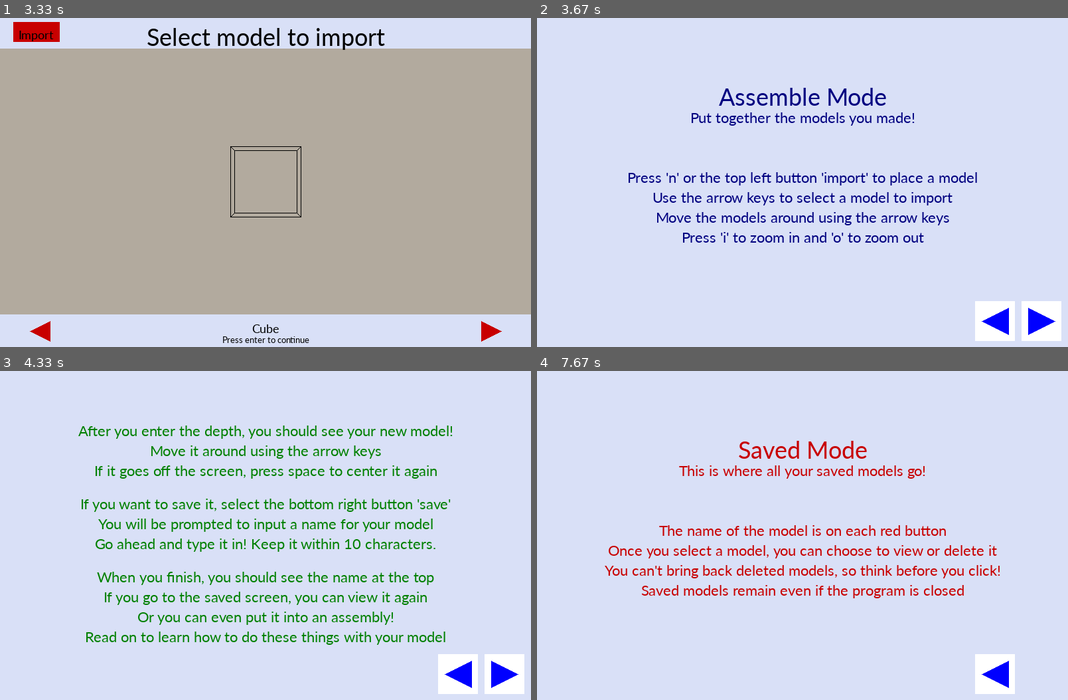
Above: before the commit, frames 1-4 (two rows, left to right).
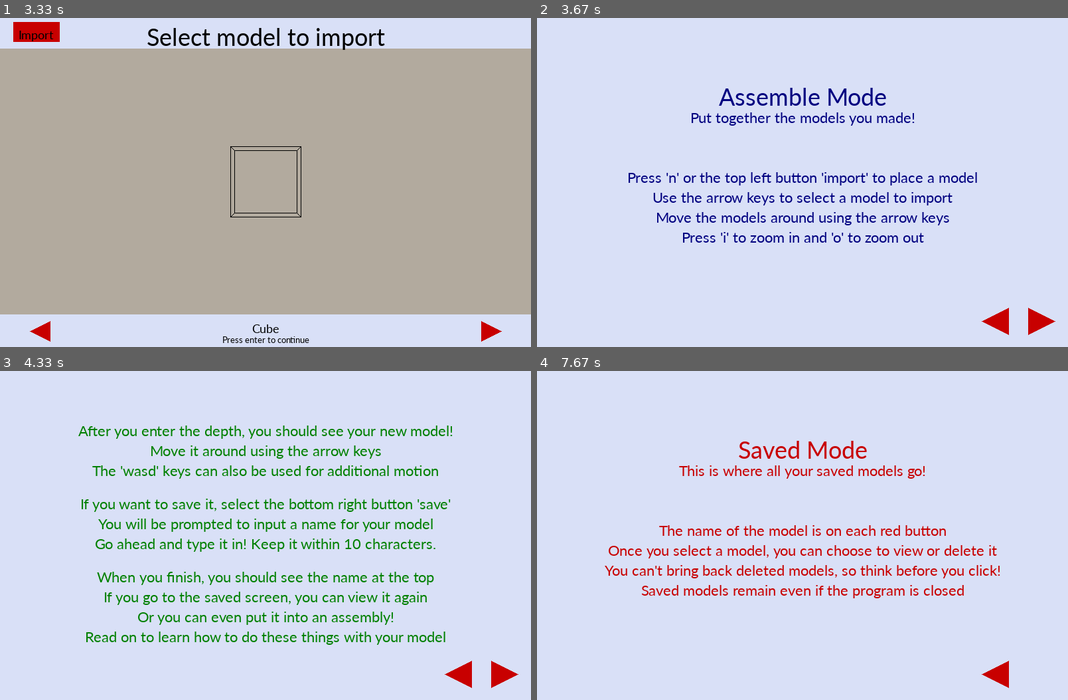
Above: after the commit, the same moments.

Repository: Jlu22/15-112-Term-Project
Game: pygame game, started from __init__.py
Same seed, same stepped clock (60 frames per second), same inputs: the game is played once before the commit and once after it.
Inputs (mouse positions are in pixels of both pictures, inside the frame that each line leads up to):
- Up to frame 1 (3.33 s): click "Assemble" at 0.38 s; press the mouse at (37, 31) at 0.7 s; move the mouse to (138, 60) at 0.8 s; release the mouse at (244, 90) at 0.93 s; click (281, 281) at 1.05 s; hold Right 1.33-1.8 s; hold Right 1.83-2.3 s; hold Left 2.33-2.87 s; hold Left 2.9-3.3 s
- Up to frame 2 (3.67 s): tap H at 3.33 s
- Up to frame 3 (4.33 s): click "Assemble Mode" at 3.72 s; hold Left from 4 s (still down); move the mouse to (63, 430) at 4.03 s
- Up to frame 4 (7.67 s): release Left at 4.63 s; click (823, 644) at 4.72 s; hold Right 6-6.47 s; move the mouse to (717, 423) at 6.03 s; hold Right from 7.5 s (still down); move the mouse to (871, 492) at 7.53 s

Frame 1 is identical in both runs. In frame 2, 1.8% of the frame differs, in the area x 82-99%, y 86-99%; in frame 3, 2.8%, in the area x 17-99%, y 28-99%; in frame 4, 0.9%.

Commit message:
added comments to every file

Diff:
--- a/AssemScreen.py
+++ b/AssemScreen.py
@@ -1,3 +1,8 @@
+# This file contains all of the functions used in the Assemble mode.
+# "Import" button and preview of models being inputted is controlled here
+# When import is pressed, gives preview of saved models, which can be toggled
+# through before choosing which to put into assembly
+
 import pygame
 from Model import Model
 
@@ -8,8 +13,18 @@
     self.assemMode = "view"
 
 def assemMousePressed(self, x, y):
-    if (20 <= x <= 90) and (10 <= y <= 40):
+    if (20 <= x <= 90) and (10 <= y <= 40): # click import button
         self.assemMode = "import"
+        verts = self.saved[self.tmpModel][1]
+        edges = self.saved[self.tmpModel][2]
+        self.preview = Model(self.width, self.height, self._keys, verts, edges)
+    elif self.assemMode == "import": # change imported model
+        if ((45 <= x <= 75) and (-0.5*x+497 <= y <= 0.5*x+453) and
+             self.tmpModel > 0):
+            self.tmpModel -= 1
+        elif ((725 <= x <= 755) and (0.5*x+97 <= y <= -0.5*x+853) and
+               self.tmpModel < len(self.saved) -1):
+            self.tmpModel += 1
         verts = self.saved[self.tmpModel][1]
         edges = self.saved[self.tmpModel][2]
         self.preview = Model(self.width, self.height, self._keys, verts, edges)
@@ -45,8 +60,6 @@
     if self.assemMode == "view":
         for model in self.assemList:
             model.timerFired(dt)
-    # elif self.assemMode == "import" and not self.preview == None:
-    #     self.preview.timerFired(dt)
 
 def assemRedrawAll(self, screen):
     assemOptions(self, screen)
@@ -54,7 +67,7 @@
     for model in self.assemList:
         model.redrawAll(screen)
 
-    if self.assemMode == "import": #####
+    if self.assemMode == "import":
        self.preview.redrawAll(screen)
 
     pygame.display.update((0, 50, 800, 400)) # updates mid screen
--- a/Calculations.py
+++ b/Calculations.py
@@ -1,3 +1,7 @@
+# File contains functions used to convert a new sketch to a model
+# Calculates a center of rotation, vertices, and edges of new model
+# Helper file of ModelScreen
+
 import math
 
 def center(coord1, coord2):
--- a/Camera.py
+++ b/Camera.py
@@ -1,3 +1,7 @@
+# Camera class
+# This file contains the camera, which is a viewpoint for each of the models.
+# Moving the camera will "move" the model around the screen
+
 import pygame
 import math
 
@@ -7,24 +11,12 @@
         self.rot = list(rot)
         self.depth = depth
 
-    def rotate(self, x, y):
-        x /= 200
-        y /= 200
-        self.rot[0] += y
-        self.rot[1] += x
-        print(self.rot[0], self.rot[1])
-
-    @staticmethod
-    def rotation(pos, rad):
-        x, y = pos
-        return x*math.cos(rad)-y*math.sin(rad), y*math.cos(rad)+x*math.sin(rad)
-
     def update(self, dt, key):
         timePressed = dt/200
         if key(pygame.K_o):
             self.pos[2] -= timePressed
-        if key(pygame.K_i):
-            if abs(self.depth) < 6:#so camera doesn't go through model
+        if key(pygame.K_i): #so camera doesn't go through model
+            if isinstance(self.depth, float) and abs(self.depth) < 6:
                 if self.pos[2] < -3:
                     self.pos[2] += timePressed
             elif abs(self.depth) < 9:
@@ -41,5 +33,3 @@
             self.pos[1] += timePressed
         if key(pygame.K_UP):
             self.pos[1] -= timePressed
-
-        #x, y = s*math.sin(self.rot[1]), s*math.cos(self.rot(1))
--- a/HelpScreen.py
+++ b/HelpScreen.py
@@ -1,12 +1,17 @@
+# File contains functions used for the help screen
+# Arrow keys and text display
+
 import pygame
 
 def helpInit(self):
     self.helpScreen = 1
 
 def helpMousePressed(self, x, y):
-    if (730 <= x <= 790) and (430 <= y <= 490) and self.helpScreen < 5:
+    if ((740 <= x <= 780) and (0.5*x + 70 <= y <= -0.5*x + 850) and
+         self.helpScreen < 5):
         self.helpScreen += 1
-    elif (660 <= x <= 720) and (430 <= y <= 490) and self.helpScreen > 1:
+    elif ((670 <= x <= 710) and (-0.5*x + 795 <= y <= 0.5*x + 125) and
+           self.helpScreen > 1):
         self.helpScreen -= 1
 
 def helpKeyPressed(self, keyCode, modifier):
@@ -32,18 +37,13 @@
         helpPage4(self, screen)
     elif self.helpScreen == 5:
         helpPage5(self, screen)
-    else:
-        text = font.render("Too far!!", True, (0, 128, 0))
-        screen.blit(text, (30, 250))
 
-    if self.helpScreen != 5:
-        pygame.draw.rect(screen, (255, 255, 255), (730,430,60,60)) # right arrow
-        pygame.draw.polygon(screen, (0, 0, 255), [(740, 440),(780, 460),
+    if self.helpScreen != 5: # right arrow
+        pygame.draw.polygon(screen, (200, 0, 0), [(740, 440),(780, 460),
                             (740,480)])
 
-    if self.helpScreen != 1:
-        pygame.draw.rect(screen, (255, 255, 255), (660,430,60,60)) # left arrow
-        pygame.draw.polygon(screen, (0, 0, 255), [(670, 460),(710,440),
+    if self.helpScreen != 1: # left arrow
+        pygame.draw.polygon(screen, (200, 0, 0), [(670, 460),(710,440),
                             (710,480)])
 
     pygame.display.flip()
@@ -105,7 +105,7 @@
 
     page3Text1 = "After you enter the depth, you should see your new model!"
     page3Text9 = "Move it around using the arrow keys"
-    page3Text10 = "If it goes off the screen, press space to center it again"
+    page3Text10 = "The 'wasd' keys can also be used for additional motion"
     page3Text2 = "If you want to save it, select the bottom right button 'save'"
     page3Text3 = "You will be prompted to input a name for your model"
     page3Text4 = "Go ahead and type it in! Keep it within 10 characters."
--- a/MenuScreen.py
+++ b/MenuScreen.py
@@ -1,3 +1,6 @@
+# File contains functions used for the main menu
+# Button presses (keypressed) and text displays
+
 import pygame
 
 def menuInit(self):
--- a/Model.py
+++ b/Model.py
@@ -1,3 +1,8 @@
+# Model class
+# This file contains the calculations for a "3D" like image from a set of given
+# verticies and edges from the model mode. Each model has a camera.
+# This file also controls rotation of the model.
+
 import pygame
 import math
 from pygamegame import PygameGame
@@ -5,11 +10,6 @@
 
 # Model rotation and view algorithms inspired by:
 # https://www.youtube.com/watch?v=g4E9iq0BixA
-
-# almostEqual function from 15-112 website
-def almostEqual(d1, d2):
-    epsilon = 10**-5
-    return (abs(d2 - d1) < epsilon)
 
 class Model (object):
     def __init__(self, width, height, keys, verts, edges):
@@ -29,33 +29,30 @@
         self.cy = self.height//2
         self.keys = keys
 
-    def __eq__(self, object):
-        return (isinstance(object, Model) and self.verts == object.verts and
-                self.edges == object.edges)
-
     @staticmethod
     def rotation(pos, rad):
         x, y = pos
         return x*math.cos(rad)-y*math.sin(rad), y*math.cos(rad)+x*math.sin(rad)
 
-    def update(self, dt, key):
-        timePressed = dt/200
+    def update(self, key):
         if key(pygame.K_d):
-            self.xyRadians += math.pi / 32
+            self.xzRadians -= math.pi / 128
             print("d", self.xyRadians)
         if key(pygame.K_a):
-            self.xyRadians -= math.pi / 32
+            self.xzRadians += math.pi / 128
             print("a", self.xyRadians)
         if key(pygame.K_s):
-            self.xzRadians += math.pi / 32
+            self.xyRadians -= math.pi / 128
             print("s", self.xzRadians)
         if key(pygame.K_w):
-            self.xzRadians -= math.pi / 32
+            self.xyRadians += math.pi / 128
             print("w", self.xzRadians)
 
     def timerFired(self, dt):
         self.camera.update(dt, self.isKeyPressed)
-        self.update(dt, self.isKeyPressed)
+
+    def rotate(self):
+        self.update(self.isKeyPressed)
 
     def isKeyPressed(self, key):
         ''' return whether a specific key is being held '''
@@ -72,9 +69,6 @@
                 x, y = Model.rotation((x,y), self.xyRadians)
                 x, z = Model.rotation((x,z), self.xzRadians)
 
-                # x, z = Camera.rotation((x, z), self.camera.rot[1])
-                # y, x = Camera.rotation((y, x), self.camera.rot[0])
-
                 scale = max(self.width, self.height)//2
                 # this scale attempts to maintain good proportions of the part
 
--- a/ModelScreen.py
+++ b/ModelScreen.py
@@ -1,3 +1,18 @@
+# This file contains most of the fuctions used to control the Model mode.
+# There were many functions and the file became long, so some helpers were
+# moved to ModelScreenHelper.py
+# Click on three different buttons depending on the status of the mode
+# Two internal modes: view and sketch
+# View mode can be used to look at newly made models or models loaded from save
+# Sketch mode can be used to make unique models
+# In sketch mode, points can be undone, redone, and cleared
+
+# Two different pop-up windows: depth of model and name of model
+# Flags two errors: when sketch does not have enough points and when name
+# does not have enough characters
+
+# Name of model is displayed at top of window when saved
+
 import pygame
 from Model import Model
 from Calculations import calculateVerts, calculateEdges
@@ -66,9 +81,7 @@
         viewKeyPressed(self, keyCode, modifier)
 
 def viewKeyPressed(self, keyCode, modifier):
-    if not self.curModel == None and keyCode == pygame.K_SPACE:
-        self.curModel.camera = Camera((0, 0, -5))
-    elif keyCode == pygame.K_RETURN:
+    if keyCode == pygame.K_RETURN:
         if self.nameError == True:
             self.nameError = False
         elif self.findName == True:
@@ -86,7 +99,7 @@
         if keyCode == pygame.K_BACKSPACE and len(self.curName) > 0:
             self.curName = self.curName[:-1]
         elif (40 <= keyCode <= 126) and len(self.curName) < 10:
-            if modifier & pygame.KMOD_SHIFT:
+            if modifier & pygame.KMOD_SHIFT: #capital letters
                 self.curName += chr(keyCode).upper()
             else:
                 self.curName += chr(keyCode)
@@ -120,8 +133,10 @@
             self.modelMode = "view"
 
 def createTimerFired(self, dt):
-    if self.modelMode == "view" and not self.curModel == None:
+    if (self.modelMode == "view" and self.findName == False and
+        not self.curModel == None):
         self.curModel.timerFired(dt)
+        self.curModel.update(self.curModel.isKeyPressed)
 
 def createRedrawAll(self, screen):
     drawOptions(self, screen)
--- a/ModelScreenHelper.py
+++ b/ModelScreenHelper.py
@@ -1,3 +1,6 @@
+# Helper file for ModelScreen.py
+# Contains functions for pop-ups and buttons for Model mode
+
 import pygame
 
 def changeDepth(self, x, y): # mousepress buttons to change depth
--- a/SaveFiles.py
+++ b/SaveFiles.py
@@ -1,3 +1,7 @@
+# File contains functions used to convert text from saved.txt to models
+# Also contains functions to save models into the saved.txt file
+
+
 # readFile and writeFile functions from 15-112 class notes
 
 import ast
@@ -16,7 +20,6 @@
     self.saved = []
     tmpSaved = []
     for lines in savedTxt.splitlines():
-        #print("lines",lines)
         tmpSaved.append(lines)
         if len(tmpSaved) == 3:
             self.saved.append(tmpSaved)
@@ -26,9 +29,6 @@
     for line in self.saved:
         line[1] = ast.literal_eval(line[1])
         line[2] = ast.literal_eval(line[2])
-    # print(tmpSaved)
-    # print(self.saved)
-    #self.saved = readFile("saved.txt")
 
 def saveNew(self, verts, edges):
     self.saved.append([self.curName, verts, edges])
--- a/SaveScreen.py
+++ b/SaveScreen.py
@@ -1,3 +1,11 @@
+# File contains functions used for the Save mode
+# Calculates number of save pages based of the number of saved models
+# number of pages can adapt as models are added or deleted
+
+# When a saved model is clicked, option to view or delete
+# First cube model cannot be deleted, as it is the default sample
+
+
 import pygame
 from SaveFiles import checkSaved, save
 from Model import Model
--- a/__init__.py
+++ b/__init__.py
@@ -1,4 +1,4 @@
-# file that initiates whole project
+# File that initiates whole project
 
 import pygame
 from pygamegame import PygameGame
--- a/saved.txt
+++ b/saved.txt
@@ -47,6 +47,10 @@
 [(0.67, -0.355, -2.0), (0.01, 0.445, -2.0), (0.495, 0.425, -2.0), (0.75, 0.24, -2.0), (1.365, -0.145, -2.0), (1.595, 0. …(860 unchanged characters)…
 [(0, 23), (0, 1), (1, 24), (1, 2), (2, 25), (2, 3), (3, 26), (3, 4), (4, 27), (4, 5), (5, 28), (5, 6), (6, 29), (6, 7), …(541 unchanged characters)…
 
-Thin
-[(-0.33, 0.32, -0.05000000000000007), (-1.59, 0.925, -0.05000000000000007), (-1.38, 0.265, -0.05000000000000007), (-0.72, -0.195, -0.05000000000000007), (0.33, -0.32, -0.05000000000000007), (0.96, 0.2, -0.05000000000000007), (0.625, 0.945, -0.05000000000000007), (-0.25, 0.905, -0.05000000000000007), (-0.33, 0.32, 0.05000000000000007), (-1.59, 0.925, 0.05000000000000007), (-1.38, 0.265, 0.05000000000000007), (-0.72, -0.195, 0.05000000000000007), (0.33, -0.32, 0.05000000000000007), (0.96, 0.2, 0.05000000000000007), (0.625, 0.945, 0.05000000000000007), (-0.25, 0.905, 0.05000000000000007)]
-[(0, 8), (0, 1), (1, 9), (1, 2), (2, 10), (2, 3), (3, 11), (3, 4), (4, 12), (4, 5), (5, 13), (5, 6), (6, 14), (6, 7), (7, 15), (7, 0), (8, 9), (9, 10), (10, 11), (11, 12), (12, 13), (13, 14), (14, 15), (15, 8)]
+Tri
+[(0.385, -0.295, -1.5), (-0.385, 0.3, -1.5), (0.885, 0.435, -1.5), (0.385, -0.295, 1.5), (-0.385, 0.3, 1.5), (0.885, 0.435, 1.5)]
+[(0, 3), (0, 1), (1, 4), (1, 2), (2, 5), (2, 0), (3, 4), (4, 5), (5, 3)]
+
+Blah
+[(-0.385, -0.375, -1.5), (-0.835, 0.265, -1.5), (0.385, 0.375, -1.5), (1.035, 0.23, -1.5), (1.225, -0.095, -1.5), (-0.385, -0.375, 1.5), (-0.835, 0.265, 1.5), (0.385, 0.375, 1.5), (1.035, 0.23, 1.5), (1.225, -0.095, 1.5)]
+[(0, 5), (0, 1), (1, 6), (1, 2), (2, 7), (2, 3), (3, 8), (3, 4), (4, 9), (4, 0), (5, 6), (6, 7), (7, 8), (8, 9), (9, 5)]
